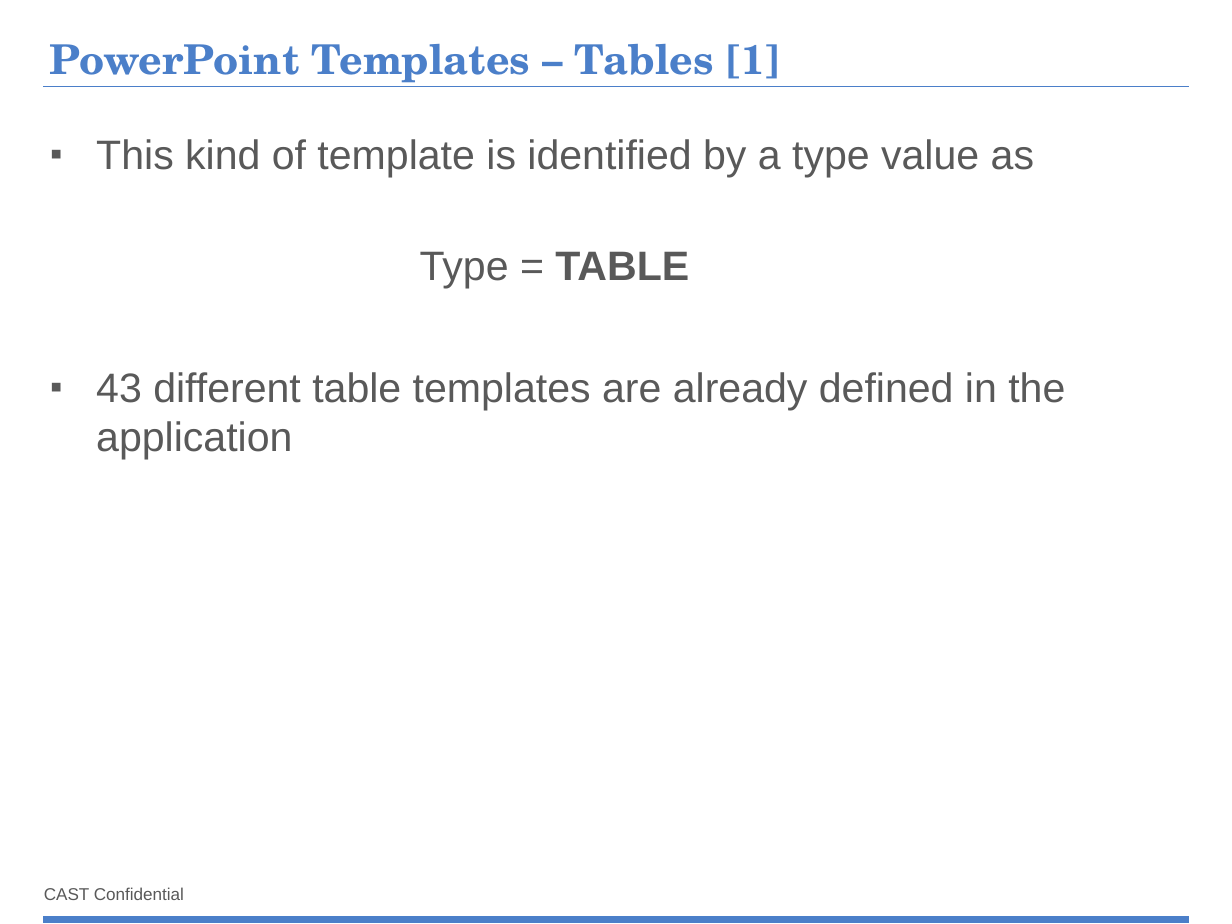
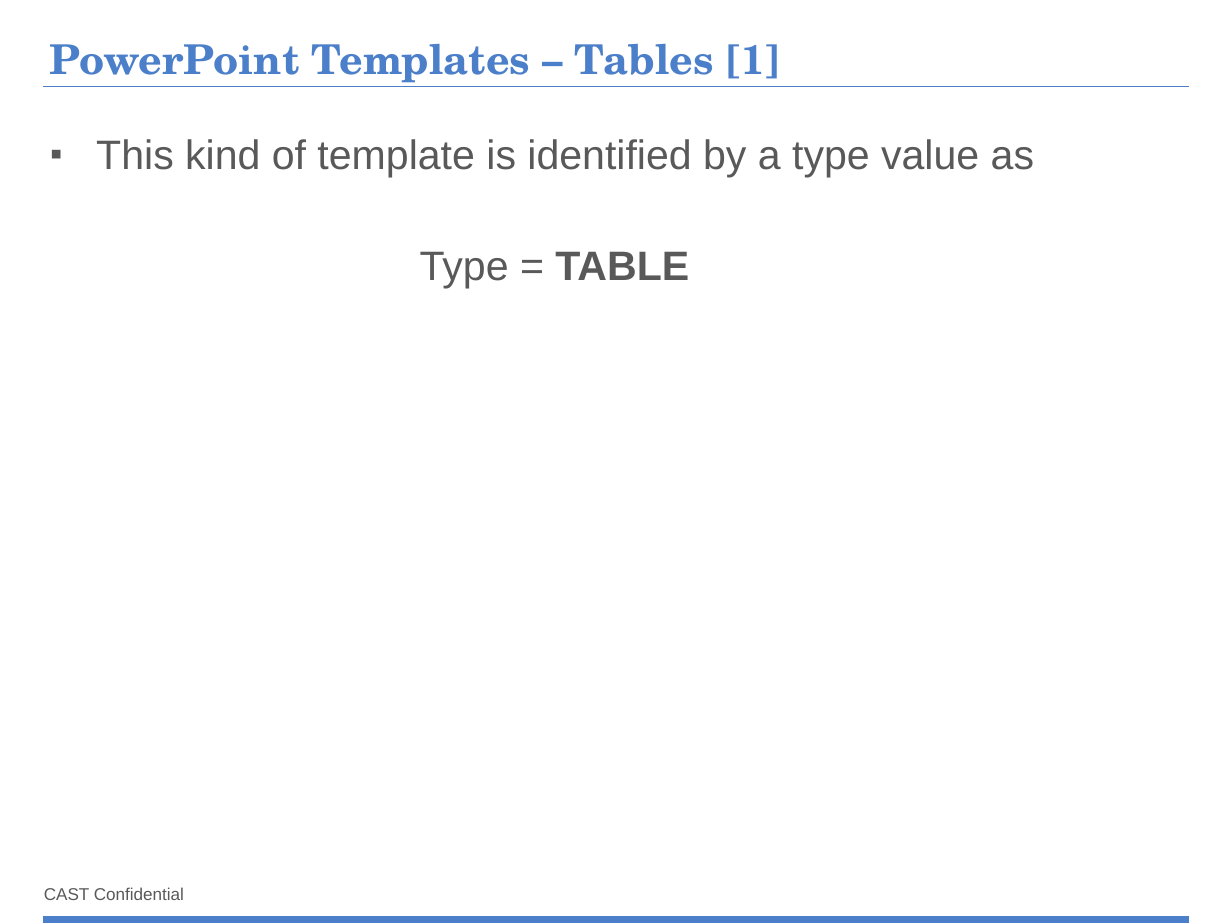
Before and after one commit to CAST-projects/ReportGenerator, a slide deck: slide 18 of CastReporting.Reporting/TemplatesFiles/1- Powerpoint-components-library.pptx (slide 28 before the commit). Drawn at 1232x924 pixels with LibreOffice and Linux fonts; fonts in the diff are those of the drawing; background and template pictures are left out. Boxes give left, top, right and bottom in pixels: in the first picture for what was removed or moved away, otherwise in the second. Text is boxed around its words. In the diff, an @@ line names an element or a change of style, - is before the commit and + after.

```diff
--- a/CastReporting.Reporting/TemplatesFiles/1- Powerpoint-components-library.pptx
+++ b/CastReporting.Reporting/TemplatesFiles/1- Powerpoint-components-library.pptx
@@ text at (96, 372, 1065, 460): paragraph removed @@
-▪ 43 different table templates are already defined in the application
```
Also in this commit, not shown: 6 other slides changed, 7 slides added, 47 slides removed.
